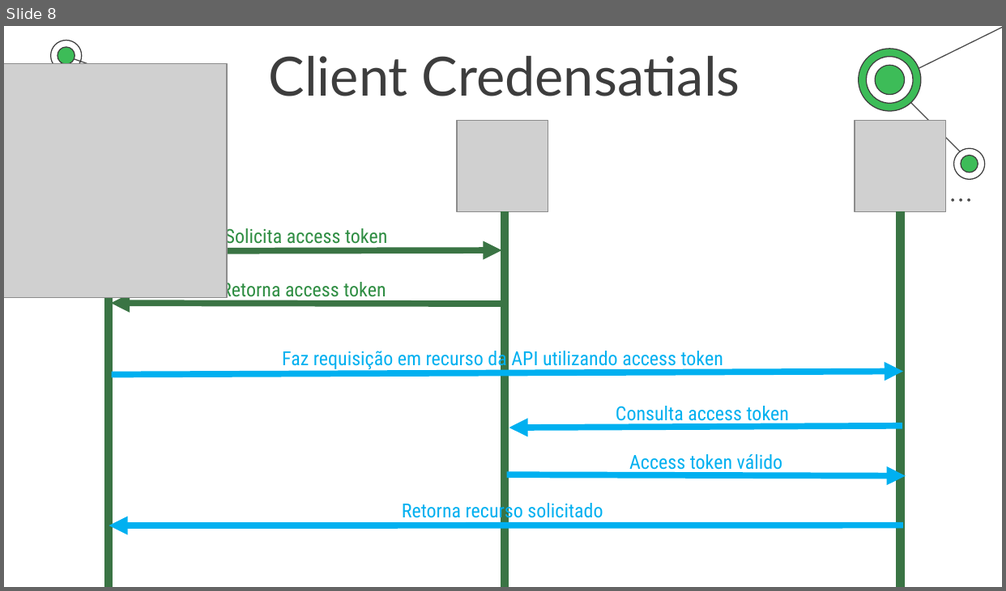
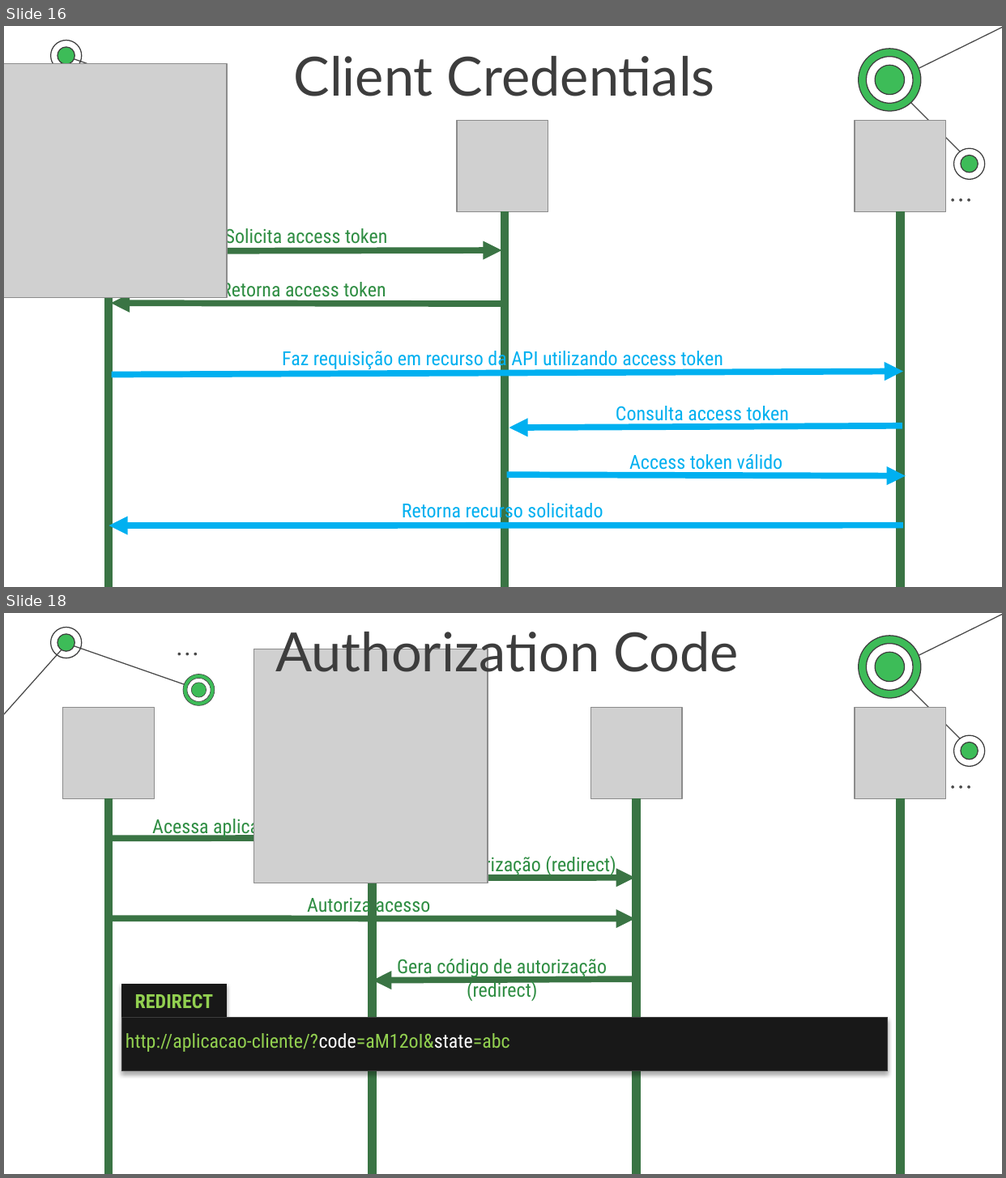
Before and after one commit to TalissonMelo/anime-social, a slide deck: OAuth2.0.pptx. Shown one above the other, each under a label of ours: slide 8 before the commit, slides 16 and 18 after it; the slides between them are not shown. The pictures are 1006x591 and 1006x1178 pixels, drawn with LibreOffice and Linux fonts; fonts in the diff are those of the drawing; grey boxes stand for pictures. Boxes give left, top, right and bottom in pixels: in the first picture for what was removed or moved away, otherwise in the second. Text is boxed around its words. In the diff, an @@ line names an element or a change of style, - is before the commit and + after.

```diff
--- a/OAuth2.0.pptx
+++ b/OAuth2.0.pptx
@@ slide 18 added at box(4, 613, 1002, 1174), background #FFFFFF; not listed: 20 template elements that a slide beside it also shows @@
@@ text added at box(275, 625, 738, 682), 39 pt, text #3D3D3D @@
+Authorization Code
@@ ellipse added at box(177, 653, 181, 656), fill #494949 @@
@@ ellipse added at box(185, 653, 189, 656), fill #494949 @@
@@ ellipse added at box(194, 653, 197, 656), fill #494949 @@
@@ picture added at box(253, 649, 487, 883) @@
@@ group added at box(183, 674, 215, 706): 6 freeform shapes @@
@@ picture added at box(63, 708, 155, 799) @@
@@ picture added at box(590, 708, 683, 799) @@
@@ picture added at box(854, 708, 946, 799) @@
@@ line added from (108, 798) to (108, 1174), #3A7444 6 pt @@
@@ line added from (373, 798) to (373, 1174), #3A7444 6 pt @@
@@ line added from (637, 798) to (637, 1174), #3A7444 6 pt @@
@@ line added from (900, 798) to (900, 1174), #3A7444 6 pt @@
@@ text added at box(152, 816, 287, 839), 14 pt, text #2E8D42 @@
+Acessa aplicação cliente
@@ arrow added from (108, 838) to (373, 838), #3A7444 4.5 pt @@
@@ text added at box(450, 854, 616, 876), 14 pt, text #2E8D42 @@
+Solicita autorização (redirect)
@@ arrow added from (371, 879) to (635, 877), #3A7444 4.5 pt @@
@@ text added at box(307, 895, 431, 918), 14 pt, text #2E8D42 @@
+Autoriza acesso
@@ arrow added from (108, 918) to (635, 918), #3A7444 4.5 pt @@
@@ text added at box(397, 959, 607, 1001), 14 pt, text #2E8D42 @@
+Gera código de autorização (redirect)
@@ rectangle added at box(121, 984, 227, 1018), fill #181818, 14 pt, text #92D050, bold @@
+REDIRECT
@@ arrow added from (633, 979) to (373, 980), #3A7444 4.5 pt @@
@@ rectangle added at box(121, 1018, 887, 1072), fill #181818, outline #3D3D3D 0.75 pt @@
@@ text added at box(126, 1033, 510, 1052), 14 pt, text #92D050 @@
+http://aplicacao-cliente/?code=aM12oI&state=abc
@@ what was slide 8 is now slide 16 @@
@@ slide 16 changed as well @@
@@ text at box(294, 56, 715, 96): text changed @@
-Client Credensatials
+Client Credentials
```
Also in this commit, not shown: 3 other slides changed, 31 other slides added, 1 slide removed, 31 other files.
